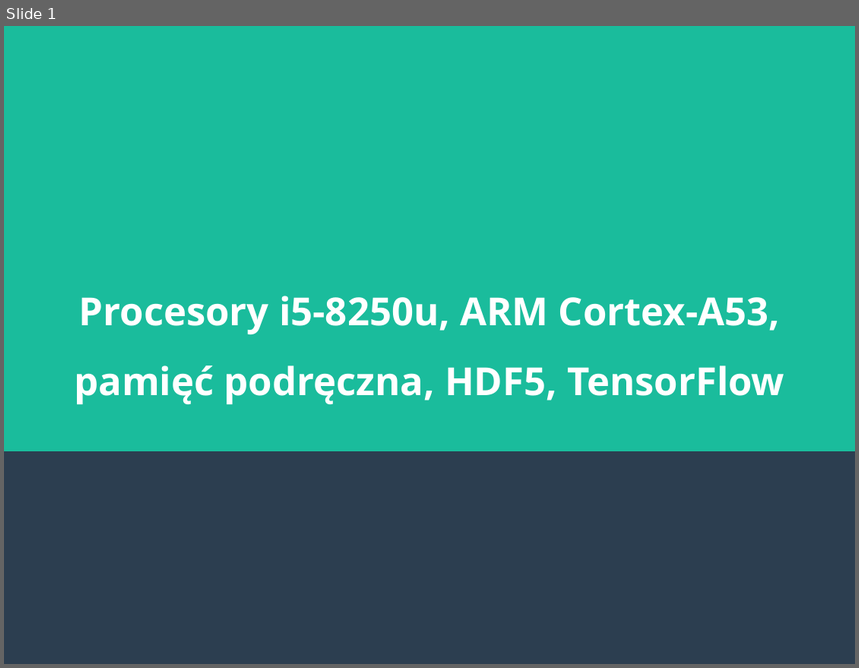
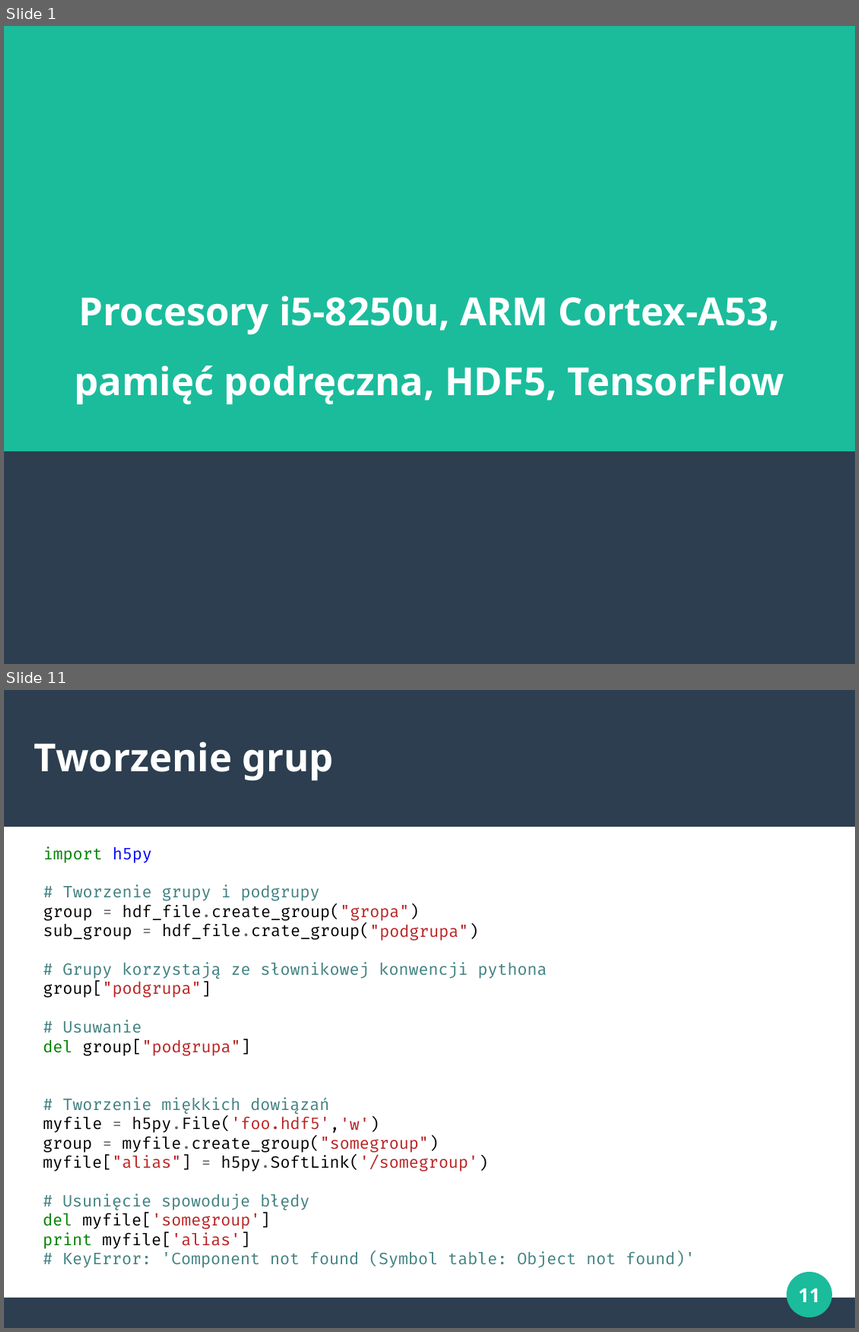
Before and after one commit to marcinbedcyc/seminarium, a slide deck: prezentacje/hdf5.odp. Shown one above the other, each under a label of ours: slide 1 before the commit, slides 1 and 11 after it; the slides between them are not shown. The pictures are 859x668 and 859x1332 pixels, drawn with LibreOffice and Linux fonts; fonts in the diff are those of the drawing. Boxes give left, top, right and bottom in pixels: in the first picture for what was removed or moved away, otherwise in the second. Text is boxed around its words. In the diff, an @@ line names an element or a change of style, - is before the commit and + after.

```diff
--- a/prezentacje/hdf5.odp
+++ b/prezentacje/hdf5.odp
@@ slide 11 added at (4, 690, 855, 1328), background #FFFFFF @@
@@ rectangle added at (4, 690, 855, 827), fill #2C3E50 @@
@@ title added at (34, 742, 334, 780), 36 pt, text #FFFFFF, bold @@
+Tworzenie grup
@@ text added at (43, 847, 695, 1268), 15 pt, text #408080 @@
+import h5py
+# Tworzenie grupy i podgrupy
+group = hdf_file.create_group("gropa")
+sub_group = hdf_file.crate_group("podgrupa")
+# Grupy korzystają ze słownikowej konwencji pythona
+group["podgrupa"]
+# Usuwanie
+del group["podgrupa"]
+# Tworzenie miękkich dowiązań
+myfile = h5py.File('foo.hdf5','w')
+group = myfile.create_group("somegroup")
+myfile["alias"] = h5py.SoftLink('/somegroup')
+# Usunięcie spowoduje błędy
+del myfile['somegroup']
+print myfile['alias']
+# KeyError: 'Component not found (Symbol table: Object not found)'
@@ ellipse added at (788, 1272, 833, 1318), fill #1ABC9C @@
@@ rectangle added at (4, 1298, 855, 1328), fill #2C3E50 @@
@@ page number added at (798, 1289, 820, 1303), 18 pt, text #FFFFFF, bold @@
+11
```
Also in this commit, not shown: 3 slides changed, 15 other slides added, 1 slide removed, 2 other files.
